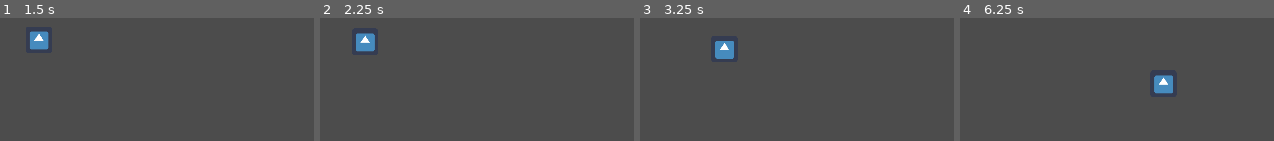
Above: before the commit, frames 1-4 (left to right).
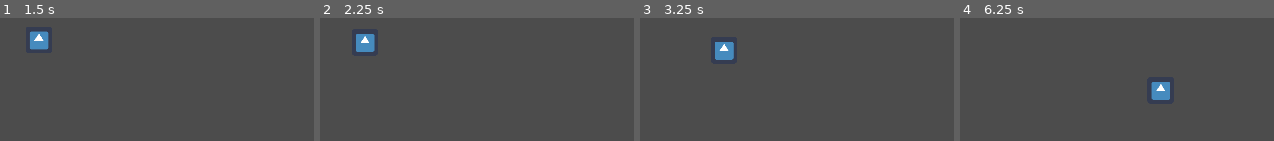
Above: after the commit, the same moments.

Repository: chippmann/dampfmechanische-einstellung
Game: Godot game, scene res://TestScene.tscn
The game is run twice, just before and just after one commit, with the same random seed, the same clock (stepped at 60 frames per second) and the same inputs. This scene is started directly instead of the project's main scene. The engine's default icon, where the game draws it, is replaced by a stand-in: a white triangle on a blue panel in a dark square.
Inputs (mouse positions are in pixels of both pictures, inside the frame that each line leads up to):
- Up to frame 1 (1.5 s): click (outside the picture) at 0.5 s; click (outside the picture) at 1.25 s
- Up to frame 2 (2.25 s): click (outside the picture) at 2 s
- Up to frame 3 (3.25 s): click (outside the picture) at 2.75 s
- Up to frame 4 (6.25 s): click (outside the picture) at 3.5 s; click (outside the picture) at 4.25 s; move the mouse to (outside the picture) at 5.02 s; move the mouse to (1189, 129) at 5.77 s

Frame 1 is identical in both runs. In frame 2, 0.2% of the frame differs, in the area x 11-18%, y 12-28%; in frame 3, 0.2%; in frame 4, 1.0%, in the area x 60-68%, y 46-67%.

Commit message:
Offset player target position by player body to not obstruct target

Diff:
--- a/Player.gd
+++ b/Player.gd
@@ -5,6 +5,9 @@
 
 export var navigation: NodePath
 onready var _navigation: Navigation2D = get_node(navigation)
+
+export var body: NodePath
+onready var _body: Sprite = get_node(body)
 
 var _velocity := Vector2.ZERO
 var _current_action_instance_guid: String
@@ -28,7 +31,13 @@
 	if !$NavigationAgent2D.is_navigation_finished():
 		PlayerNavigationTarget.emit_signal("player_navigation_cancelled", action_instance_guid)
 
-	$NavigationAgent2D.set_target_location(new_target)
+	var adjusted_target := new_target
+	if new_target.x > global_position.x:
+		adjusted_target.x -= _body.get_rect().size.x
+	else:
+		adjusted_target.x += _body.get_rect().size.x
+
+	$NavigationAgent2D.set_target_location(adjusted_target)
 
 
 func _on_NavigationAgent2D_navigation_finished() -> void:
--- a/Player.tscn
+++ b/Player.tscn
@@ -5,6 +5,7 @@
 
 [node name="Player" type="KinematicBody2D"]
 script = ExtResource( 1 )
+body = NodePath("Sprite")
 
 [node name="Sprite" type="Sprite" parent="."]
 texture = ExtResource( 2 )
